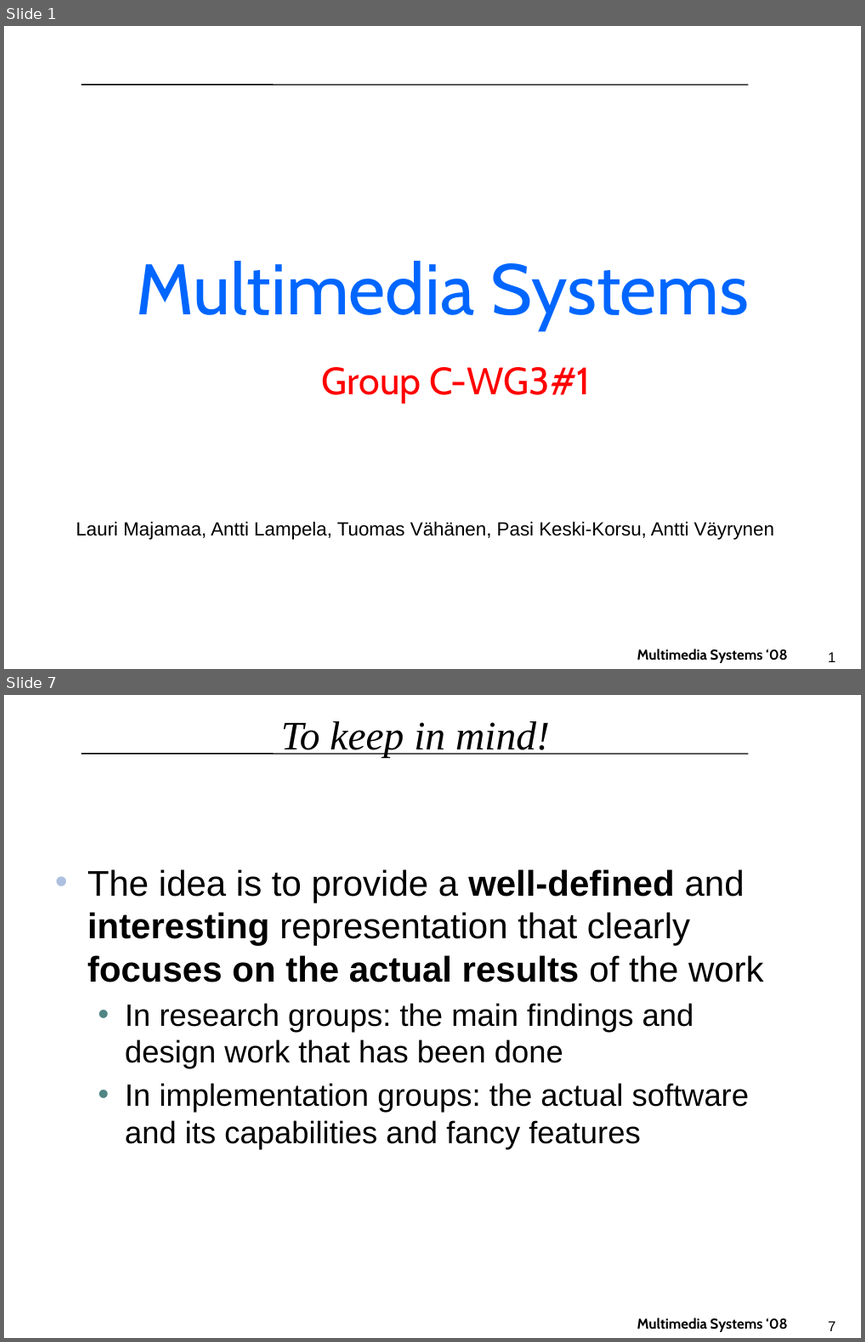
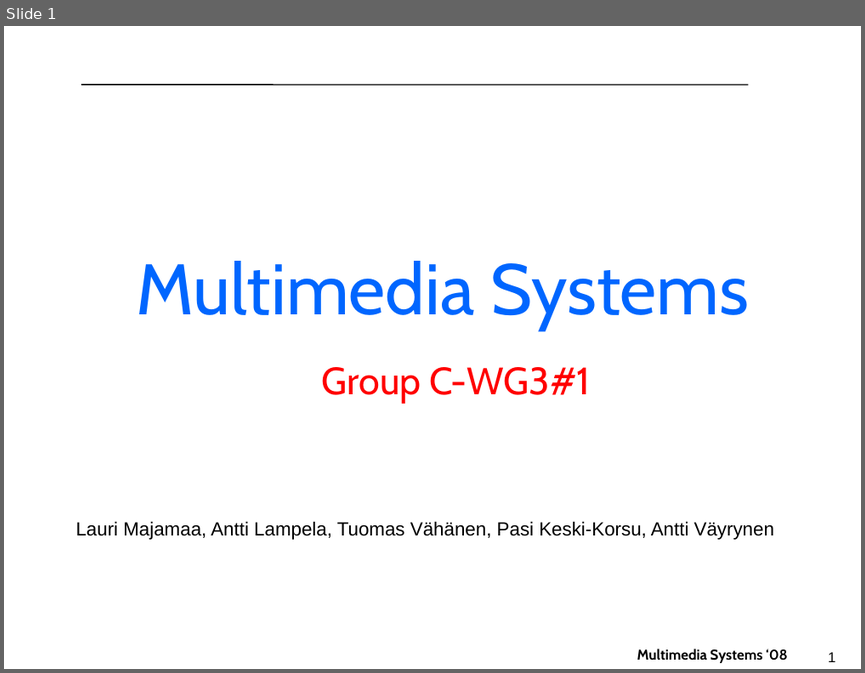
Before and after one commit to tv/C-WG3-1, a slide deck: docs/MMS_Final_Presentation.pptx. Shown one above the other, each under a label of ours: slides 1 and 7 before the commit, slide 1 after it; the slides between them are not shown. The pictures are 865x1342 and 865x673 pixels, drawn with LibreOffice and Linux fonts; fonts in the diff are those of the drawing; background and template pictures are left out. Boxes give left, top, right and bottom in pixels: in the first picture for what was removed or moved away, otherwise in the second. Text is boxed around its words. In the diff, an @@ line names an element or a change of style, - is before the commit and + after.

```diff
--- a/docs/MMS_Final_Presentation.pptx
+++ b/docs/MMS_Final_Presentation.pptx
@@ slide 7 removed at [4, 695, 861, 1338], background #FFFFFF; not listed: 3 template elements that a slide beside it also shows @@
@@ title removed at [281, 721, 550, 758] @@
-To keep in mind!
@@ text removed at [87, 869, 764, 1149] @@
-• The idea is to provide a well-defined and interesting representation that clearly focuses on the actual results of the work
-  • In research groups: the main findings and design work that has been done
-  • In implementation groups: the actual software and its capabilities and fancy features
```
Also in this commit, not shown: 5 slides changed.
